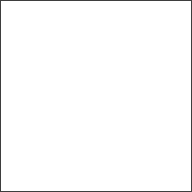
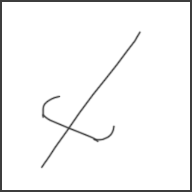
The second 192 × 192 image is a revision of the first. Changes to its layers:
added layer "Capa 1" above "Rectángulo 1" over (40, 30, 142, 169)
painted on "Rectángulo 1" over (1, 1, 191, 191)
